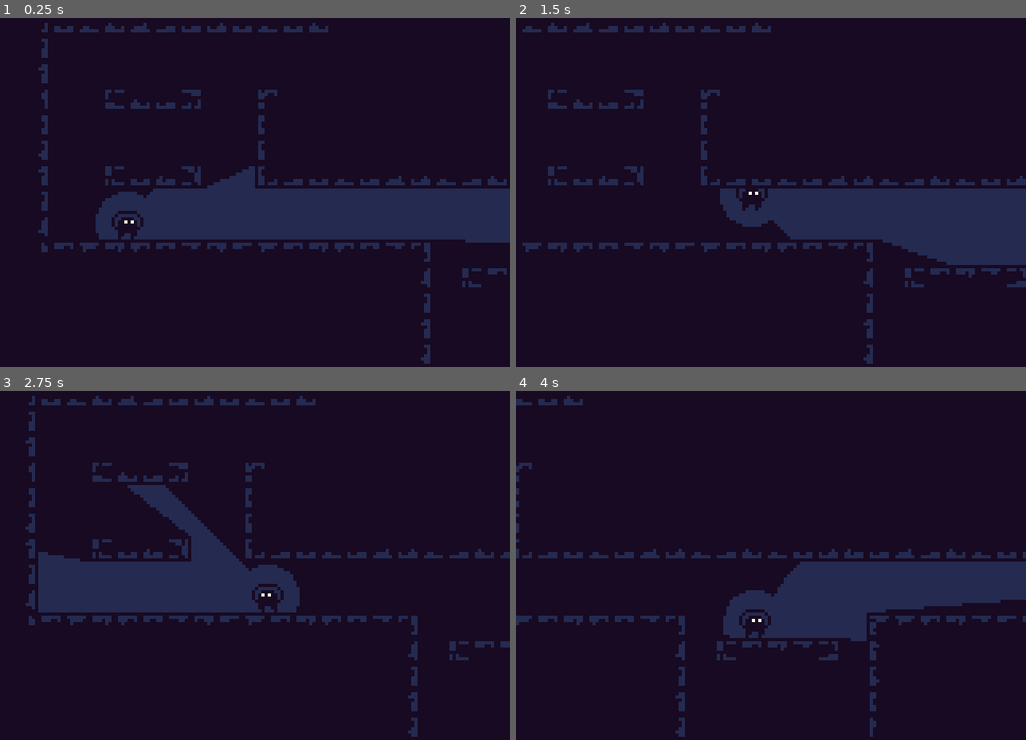
Above: before the commit, frames 1-4 (two rows, left to right).
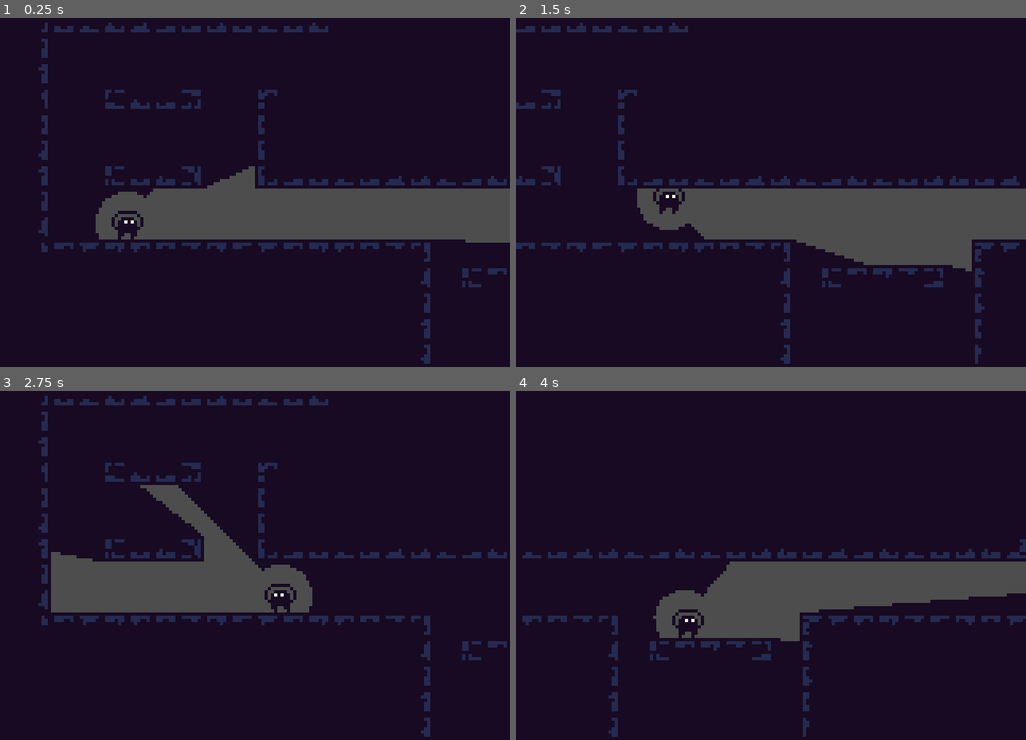
Above: after the commit, the same moments.

Repository: Mayflowers701/GBJam11
Game: Godot game, scene res://GBJam11.tscn
Same seed, same stepped clock (60 frames per second), same inputs: the game is played once before the commit and once after it.
Inputs:
- Up to frame 1 (0.25 s): no input
- Up to frame 2 (1.5 s): tap Enter at 0.5 s; hold Right (game_right) from 0.53 s (still down); tap Z (game_z) at 0.6, 1.35 s; tap Up (game_up) at 0.77 s
- Up to frame 3 (2.75 s): tap Up (game_up) at 1.52 s; release Right (game_right) at 2.03 s; hold Left (game_left) from 2.03 s (still down); tap Z (game_z) at 2.1 s
- Up to frame 4 (4 s): release Left (game_left) at 2.78 s; hold Right (game_right) from 2.78 s (still down); tap Z (game_z) at 2.85, 3.6 s; tap Up (game_up) at 3.02, 3.77 s

The runs differ from the first frame. In frame 1, 12% of the frame differs, in the area x 18-100%, y 42-65%; in frame 2, 18%, in the area x 0-100%, y 1-100%; in frame 3, 14%; in frame 4, 15%.

Commit message:
Simplified Camera & Prev Ver

Diff:
--- a/CameraOffset.gd
+++ /dev/null
@@ -1,43 +0,0 @@
-extends Camera2D
-
-# Player Object
-@onready var player = $"../Player"
-
-# Camera Variables
-@export var cameraLead = 24	# Absolute value for camera lead
-@export var cameraOffset = Vector2(8, 0) # Camera offset before moving
-@export var cameraSpeed = 0.05
-# var viewport # Game resolution
-var cameraDirection = 1 # Directional camera lead
-
-# Called when the node enters the scene tree for the first time.
-func _ready():
-	# viewport = get_viewport_rect().size
-	position = player.position
-	pass
-
-# Called every frame. 'delta' is the elapsed time since the previous frame.
-func _physics_process(delta): #_process(delta)
-	# Where the player is framed in camera
-	var follow = Vector2(player.position) + Vector2(cameraLead * cameraDirection, 0)
-
-	# Difference of player position and camera "center" (offsetted)
-	var xDif = position.x - follow.x
-	#var yDif = position.y - follow.y
-
-	# Move camera in direction of player when player pushes against an offset border
-	var newPos = position
-	if(abs(xDif) >= cameraOffset.x):	# Horizontal
-		if player.direction > 0:
-			cameraDirection = 1
-		elif player.direction < 0:
-			cameraDirection = -1
-		newPos.x = follow.x
-
-	# if(abs(yDif) >= cameraOffset.y):	# Vertical
-	#	newPos.y = follow.y
-
-	# Change camera position
-	position = lerp(position, newPos, cameraSpeed )
-
-	pass
--- a/GBJam11.tscn
+++ b/GBJam11.tscn
@@ -1,10 +1,9 @@
-[gd_scene load_steps=10 format=3 uid="uid://d1yfsw0n2e68a"]
+[gd_scene load_steps=9 format=3 uid="uid://d1yfsw0n2e68a"]
 
 [ext_resource type="Texture2D" uid="uid://bg6g5aptl3uyh" path="res://8PxTilePlaceholders.png" id="1_yor60"]
 [ext_resource type="PackedScene" uid="uid://42grynypajcv" path="res://Player.tscn" id="2_foi6x"]
 [ext_resource type="Texture2D" uid="uid://duahjbo5xv3g" path="res://horror_plat_walls.png" id="4_k5xw0"]
 [ext_resource type="AudioStream" uid="uid://mww11prk2iaa" path="res://Babbling-brook-sounds.mp3" id="4_lijr6"]
-[ext_resource type="Script" path="res://CameraOffset.gd" id="5_3weml"]
 
 [sub_resource type="TileSetAtlasSource" id="TileSetAtlasSource_i64hi"]
 resource_name = "Greyscale"
@@ -143,11 +142,13 @@
 [node name="World" type="Node2D"]
 
 [node name="ColorRect" type="ColorRect" parent="."]
+visible = false
 offset_right = 416.0
 offset_bottom = 144.0
 color = Color(0.145098, 0.164706, 0.313726, 1)
 
 [node name="ParallaxBackground" type="ParallaxBackground" parent="."]
+visible = false
 
 [node name="CollisionMap" type="StaticBody2D" parent="."]
 
@@ -198,10 +199,3 @@
 layer_0/tile_data = PackedInt32Array(851970, 65536, 0, 851971, 0, 0, 851972, 131072, 0, 851973, 196608, 0, 851974, 2621 …(1591 unchanged characters)…
 
 [node name="CanvasLayer" type="CanvasLayer" parent="."]
-
-[node name="CameraOffset" type="Camera2D" parent="."]
-process_callback = 0
-limit_left = 0
-limit_top = 0
-limit_bottom = 144
-script = ExtResource("5_3weml")
--- a/GameCamera.gd
+++ b/GameCamera.gd
@@ -1,17 +1,26 @@
 extends Camera2D
 
-# Track the position of the camera corners for the sake fo drawing shadows
+@onready var LEAD = position.x		# Taken from 'Transform/Position.x' in the inspector
+@export var SPEED = 0.05			# Publically configurable from the inspector
 
-
+var last_pos
+var current_pos
+var facing			# O
 
 # Called when the node enters the scene tree for the first time.
 func _ready():
+	# Initialize came
+	current_pos = get_screen_center_position()
+	last_pos =  current_pos
 	pass # Replace with function body.
 
-
 # Called every frame. 'delta' is the elapsed time since the previous frame.
-func _process(delta):
-
-	position.x = lerp(position.x, float(get_parent().facing * 40), 0.05)
+func _physics_process(delta):
+	# Update camera lead direction when player reaches drag margin, pushing the camera
+	current_pos = get_screen_center_position()
+	if current_pos != last_pos:
+		last_pos = current_pos
+		facing = get_parent().facing
+		position.x = lerp(position.x, LEAD * facing, SPEED)
 
 	pass
--- a/Player.gd
+++ b/Player.gd
@@ -2,7 +2,7 @@
 
 # Player Properties
 const SPEED = 60.0
-const JUMP_VELOCITY = -120.0
+const JUMP_VELOCITY = -140.0 #120.0
 
 # Get the gravity from the project settings to be synced with RigidBody nodes.
 var gravity = 400#ProjectSettings.get_setting("physics/2d/default_gravity")
--- a/Player.tscn
+++ b/Player.tscn
@@ -98,11 +98,16 @@
 current = true
 
 [node name="GameCamera" type="Camera2D" parent="."]
-enabled = false
+position = Vector2(40, 0)
 limit_left = 0
 limit_top = 0
 limit_bottom = 144
 position_smoothing_speed = 2.0
+drag_horizontal_enabled = true
+drag_vertical_enabled = true
+drag_left_margin = 0.1
+drag_right_margin = 0.1
+editor_draw_drag_margin = true
 script = ExtResource("3_ouqkk")
 
 [node name="ShadowOverlay" type="AnimatedSprite2D" parent="."]
